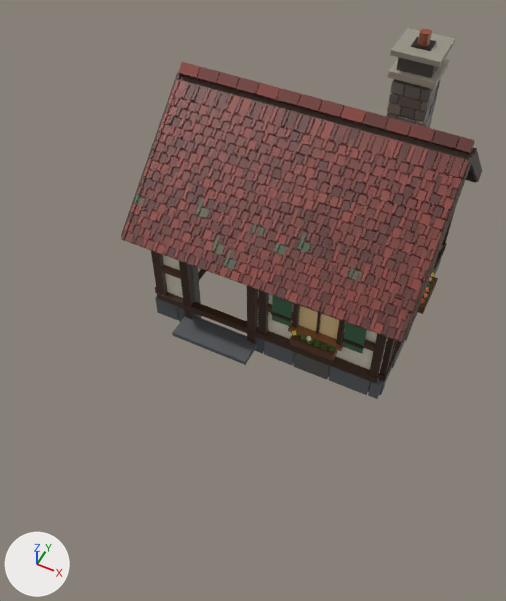
Renders of the glTF model assets/models/cottage-3.glb from each side of a commit.
Rendered twice from a 50 mm camera at (4.7, -12.52, 14.09) aimed at (-0.01, -3.11, 2.33). Every picture has the same lights, and +X, +Y and +Z are marked at lower left. The picture after the commit comes second.

Objects in the first picture: 'cottage-3_glass', 'cottage-3_shell'.
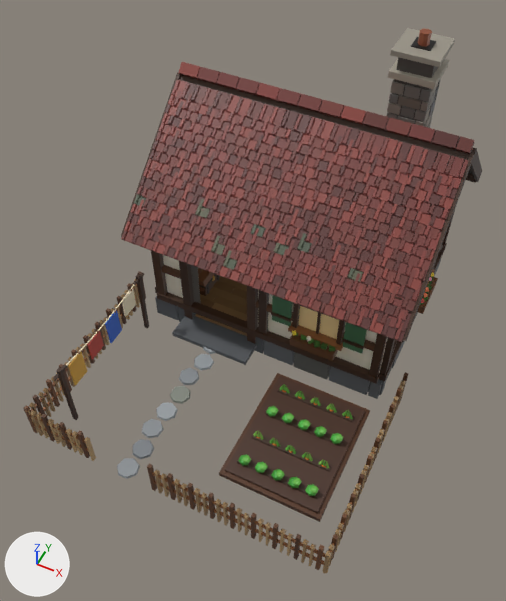
Patch to the scene script:
```diff
--- a/assets/models/cottage-3.glb.py
+++ b/assets/models/cottage-3.glb.py
@@ mat_defaultmaterial_002 @@
+mat_defaultmaterial_002 = bpy.data.materials.new('DefaultMaterial.002')
+mat_defaultmaterial_002.use_nodes = True; mat_defaultmaterial_002.node_tree.nodes.clear()
+_N = mat_defaultmaterial_002.node_tree.nodes; _L = mat_defaultmaterial_002.node_tree.links
+n0 = _N.new('ShaderNodeOutputMaterial'); n0.name = 'Material Output'
+n1 = _N.new('ShaderNodeBsdfPrincipled'); n1.name = 'Principled BSDF'
+n2 = _N.new('ShaderNodeVertexColor'); n2.name = 'Color Attribute'
+_L.new(n1.outputs[0], n0.inputs[0])  # 'BSDF' to 'Surface'
+_L.new(n2.outputs[0], n1.inputs[0])  # 'Color' to 'Base Color'
@@ me_cottage_3_interior @@
+me_cottage_3_interior.from_pydata(...)  # 3882 vertices, 5866 faces; spans x -3.65..3.65, y -7.19..3.32, z 0.0..3.16
+me_cottage_3_interior.materials.append(mat_defaultmaterial_002)
@@ ob_cottage_3_interior @@
+ob_cottage_3_interior = bpy.data.objects.new('cottage-3_interior', me_cottage_3_interior)
+ob_cottage_3_interior.location = (0.0, 0.0, 0.0)
```

Pixel boxes (x1, y1, x2, y2) of what changed, in the pictures (506 x 601 px):
'cottage-3_interior', added (brown)
    after: (23, 268, 408, 574)
